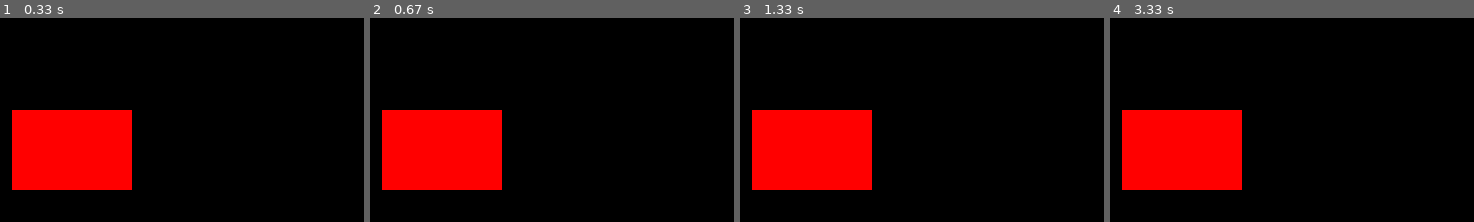
Above: before the commit, frames 1-4 (left to right).
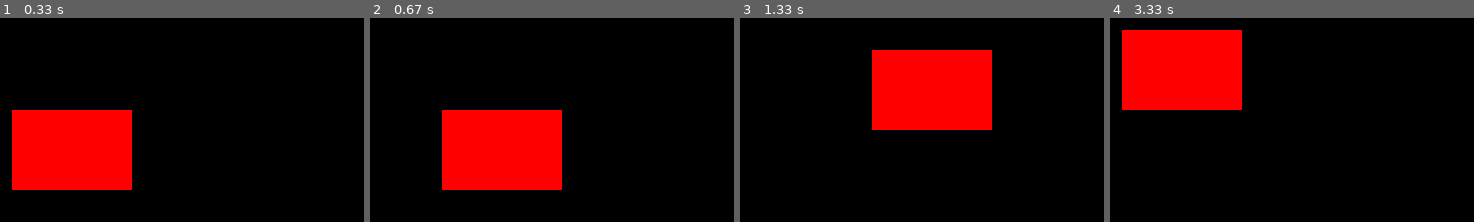
Above: after the commit, the same moments.

Repository: rsazidur/PyGame
Game: pygame game, started from Basic_Movement_.py
Same seed, same stepped clock (60 frames per second), same inputs: the game is played once before the commit and once after it.
Inputs:
- Up to frame 1 (0.33 s): no input
- Up to frame 2 (0.67 s): hold Right from 0.33 s (still down)
- Up to frame 3 (1.33 s): release Right at 0.8 s; hold Up 0.83-1.13 s; hold Right from 1.17 s (still down)
- Up to frame 4 (3.33 s): release Right at 1.63 s; hold Left 1.67-2.2 s; hold Down 2.23-2.53 s; hold Left 2.57-2.97 s; hold Up from 3 s (still down)

Frame 1 is identical in both runs. In frame 2, 13% of the frame differs, in the area x 3-53%, y 45-85%; in frame 3, 26%, in the area x 3-70%, y 15-85%; in frame 4, 26%.

Commit message:
Done Basic_Movement

Diff:
--- a/Basic_Movement_.py
+++ b/Basic_Movement_.py
@@ -9,7 +9,7 @@
 y = 50
 height = 60
 width = 40
-vel = 5
+vel = 10
 
 run = True
 while run:
@@ -20,6 +20,18 @@
         if event.type == pygame.QUIT:
             run = False
 
+    keys = pygame.key.get_pressed()
+
+    if keys[pygame.K_LEFT]:
+        x -= vel
+    if keys[pygame.K_RIGHT]:
+        x += vel
+    if keys[pygame.K_UP]:
+        y -= vel
+    if keys[pygame.K_DOWN]:
+        y += vel
+
+    screen.fill((0, 0, 0))
     # with draw. we can draw something like circle or rect anything it took 3 parameter
     pygame.draw.rect(screen, (255, 0, 0), (x, y, height, width))
     # to see the draw.rect we have to update it, so we can do that by
